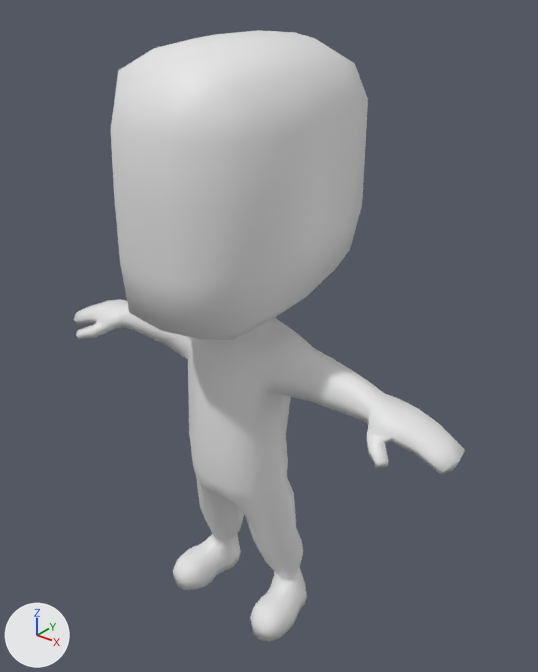
One commit to the glTF model crates/client/assets/characters/characterSmall.glb: the scene before it, then after it.
Both versions are drawn from a 50 mm camera at (2.58, -2.99, 3.85) aimed at (0.08, 0.15, 1.9). Every picture has the same lights, and +X, +Y and +Z are marked at lower left. The older version comes first.

Names of what the first picture shows: 'characterSmall'.
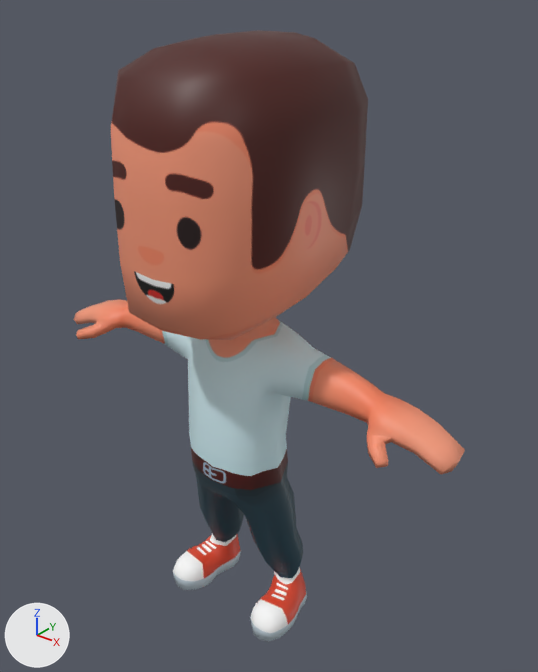
Location of each change, [x1, y1, x2, y2] in pixels of the pictures (538 x 672 px):
'characterSmall', surface changed (grey to orange): [74, 30, 465, 642] in both

Diff of the bpy script that builds the scene:
```diff
--- a/crates/client/assets/characters/characterSmall.glb.py
+++ b/crates/client/assets/characters/characterSmall.glb.py
@@ img_casualmalea @@
+img_casualmalea = load_image('casualMaleA', '_unpacked/casualMaleA', 1024, 1024, 'sRGB')
@@ mat_skin @@
 n2 = _N.new('ShaderNodeMix'); n2.name = 'Mix'
 n2.inputs[0].default_value = 1.0  # 'Factor'
-n2.inputs[7].default_value = (0.8, 0.8, 0.8, 1.0)  # 'B', white #e7e7e7
 n3 = _N.new('ShaderNodeVertexColor'); n3.name = 'Color Attribute'
+n4 = _N.new('ShaderNodeTexImage'); n4.name = 'Image Texture'
+n4.image = img_casualmalea
 _L.new(n0.outputs[0], n1.inputs[0])  # 'BSDF' to 'Surface'
 _L.new(n2.outputs[2], n0.inputs[0])  # 'Result' to 'Base Color'
-_L.new(n3.outputs[0], n2.inputs[6])  # 'Color' to 'A'
+_L.new(n3.outputs[0], n2.inputs[7])  # 'Color' to 'B'
+_L.new(n4.outputs[0], n2.inputs[6])  # 'Color' to 'A'
```
